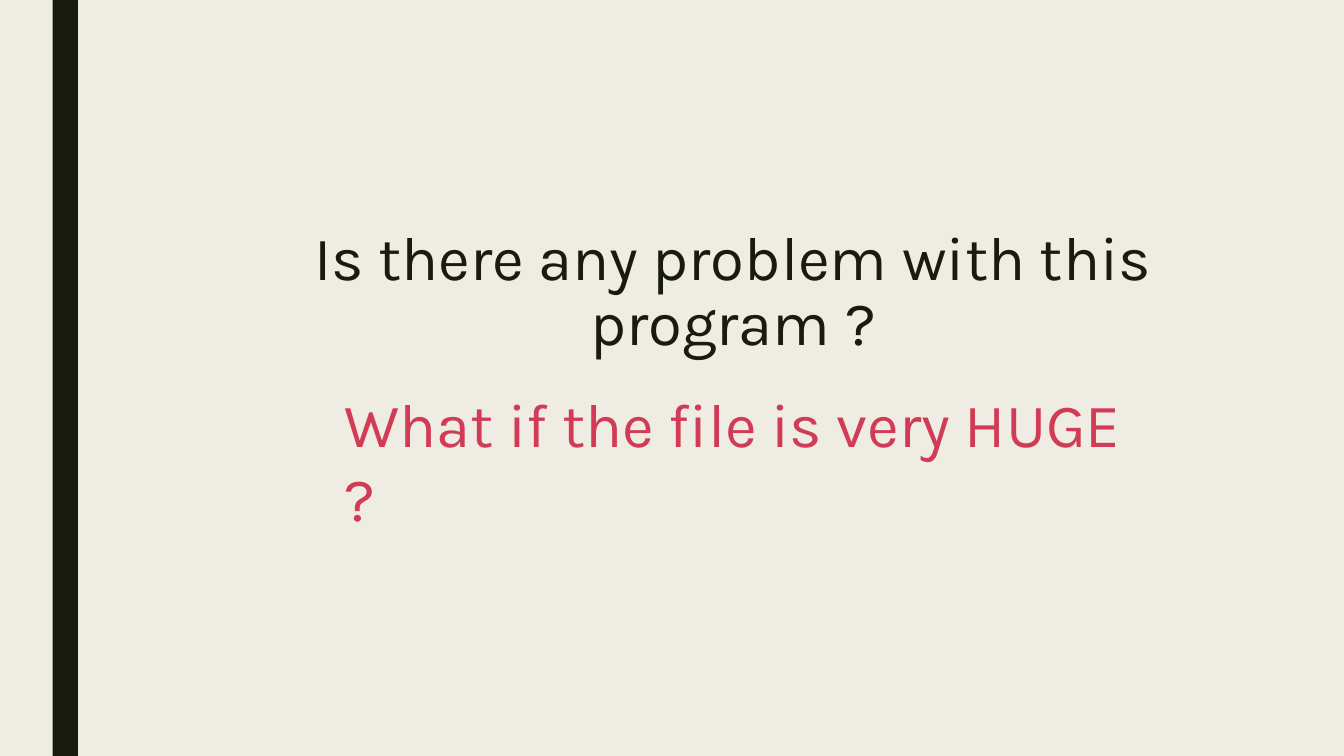
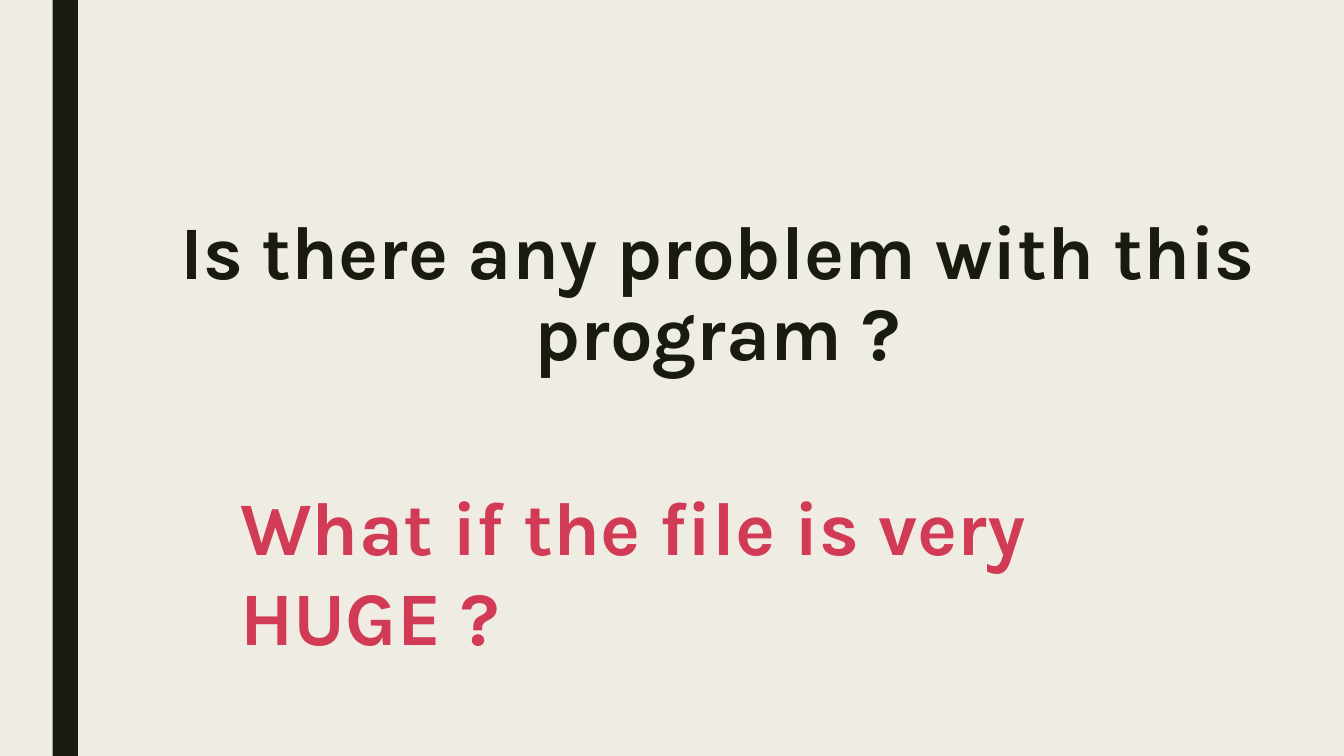
Before and after one commit to derektu/NodeTutorial, a slide deck: slide 12 of Presentation.pptx (slide 10 before the commit). Drawn at 1344x756 pixels with LibreOffice and Linux fonts; fonts in the diff are those of the drawing. Boxes give left, top, right and bottom in pixels: in the first picture for what was removed or moved away, otherwise in the second. Text is boxed around its words. In the diff, an @@ line names an element or a change of style, - is before the commit and + after.

```diff
--- a/Presentation.pptx
+++ b/Presentation.pptx
@@ title "Is there any problem with ...": place and size @@
-title "Is there any problem with ..." at bbox=[314, 237, 1151, 360]
+title "Is there any problem with ..." at bbox=[180, 225, 1255, 378]
@@ title "Is there any problem with ..." at bbox=[180, 225, 1255, 378]: size 44 to 54 pt, bold on @@
@@ text "What if the file is ..." at bbox=[240, 501, 1026, 646]: size 44 to 54 pt, bold on @@
@@ text "What if the file is ...": place and size @@
-text "What if the file is ..." at bbox=[344, 404, 1121, 462]
+text "What if the file is ..." at bbox=[240, 501, 1026, 646]
```
Also in this commit, not shown: 1 other slide changed, 6 slides added, 3 other files.
